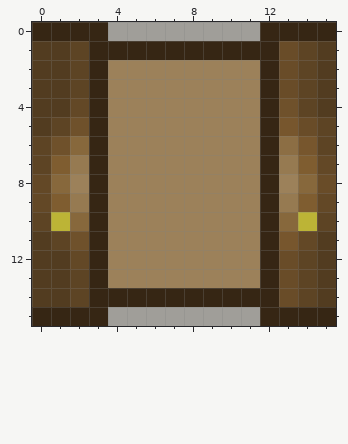
A pixel-art sprite gets an edit: res/tiles/door_v.png. Above is the file before it was changed.
The file is 16x16 pixels. Colours within 5 levels of each other are drawn and written as one.
And afterwards:
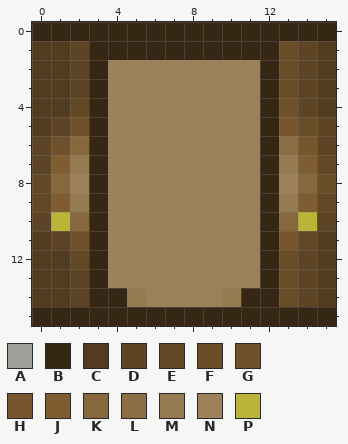
Palette (. is transparent): A #a09e99  B #362614  C #523c20  D #5d4424  E #634826  F #694c28  G #6f512b  H #77562d  J #7f5d30  K #87683c  L #8c6e44  M #967a51  N #9c815a  P #bcb436
Edits made:
@@ x 0..15 @@
- 0 BBBBAAAAAAAABBBB
+ 0 BBBBBBBBBBBBBBBB
  1 CCDBBBBBBBBBBFDC
@@ x 0..15 @@
 13 CCDBNNNNNNNNBFDC
-14 CCDBBBBBBBBBBFDC
-15 BBBBAAAAAAAABBBB
+14 CCDBBMNNNNMBBFDC
+15 BBBBBBBBBBBBBBBB
